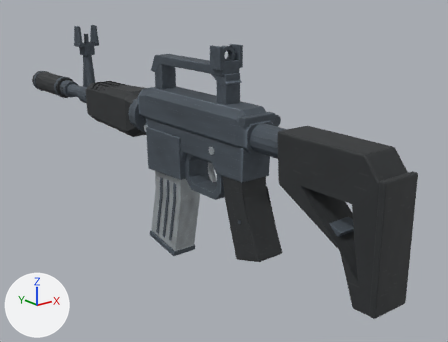
A saved change to the glTF model tools/cs16/refined/m4a1.glb.
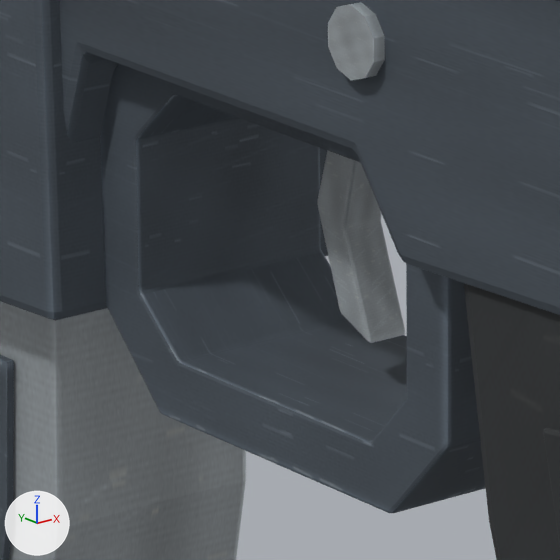
There are two pictures of each version: one whole from a 50 mm camera at (-0.843, -0.999, 0.425) aimed at (0.121, 0.206, -0.058), one close up on the part from 39% to 52% of the width and 43% to 60% of the height. The axes (+X, +Y, +Z) are drawn at lower left. The lights are the same throughout. The last two pictures show the newer version. Vertices at exactly the same position are counted once.

Names of what the first close-up shows: 'm4a1_Body', 'm4a1_Magazine'.
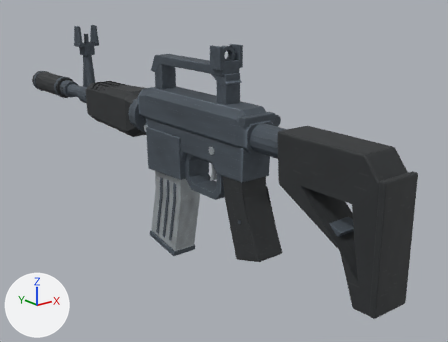
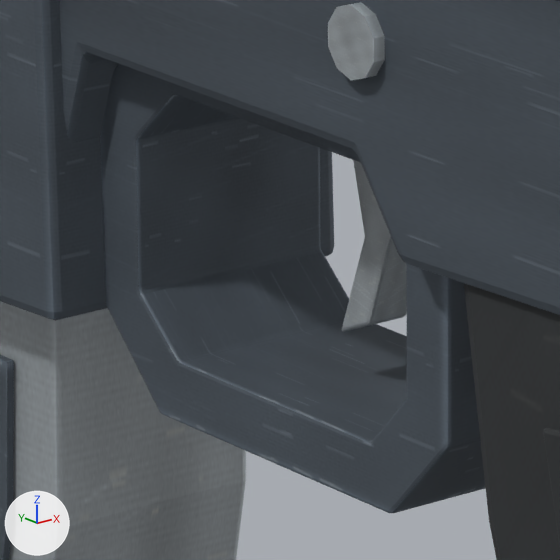
The change, as a list of edits to the scene's bpy script:
```text
Change me_contoured_pistol_grip_015:
    where me_contoured_pistol_grip_015.from_pydata(...)  # 2752 vertices, 5308 faces; spans x -0.052..0.08, y -0.419..0.867, z -0.175..0.288
    used by ob_m4a1_body; location = (0.0, 0.0, 0.0)
    me_contoured_pistol_grip_015 part 1: 84 of 2752 vertices moved; they spanned x -0.006..0.006, y 0.089..0.11, z -0.032..0.032 and now span x -0.006..0.006, y 0.08..0.101, z -0.032..0.032; mean shift (0.0, -0.006, 0.0); largest move (-0.005, 0.11, 0.0) -> (-0.005, 0.08, 0.0)
    me_contoured_pistol_grip_015 part 2: 58 kept faces spanning x -0.006..0.006, y 0.08..0.101, z -0.032..0.032 get new texture (UV) coordinates
```

Location of each change, [x1, y1, x2, y2] in pixels of the close-ups (560 x 560 px; the box of a moved part takes in the faces that stretch with it):
part 1 of me_contoured_pistol_grip_015, moved or reshaped: before [317, 150, 405, 343]; after [342, 160, 407, 332]
part 2 of me_contoured_pistol_grip_015, surface changed: before [317, 159, 381, 343]; after [342, 160, 406, 332]
